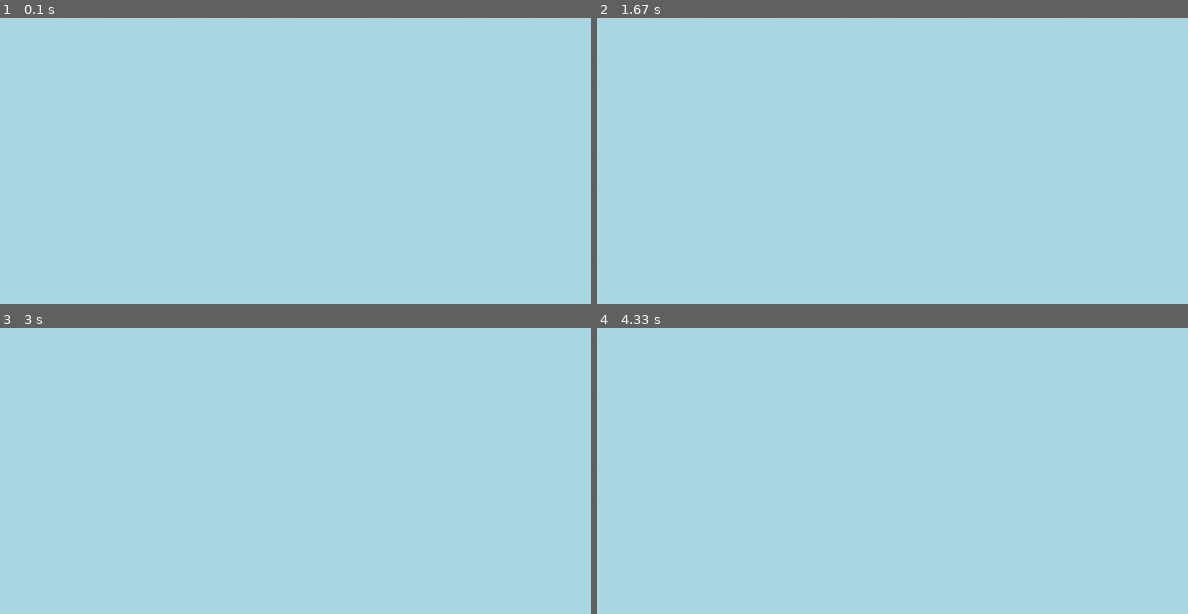
Above: before the commit, frames 1-4 (two rows, left to right).
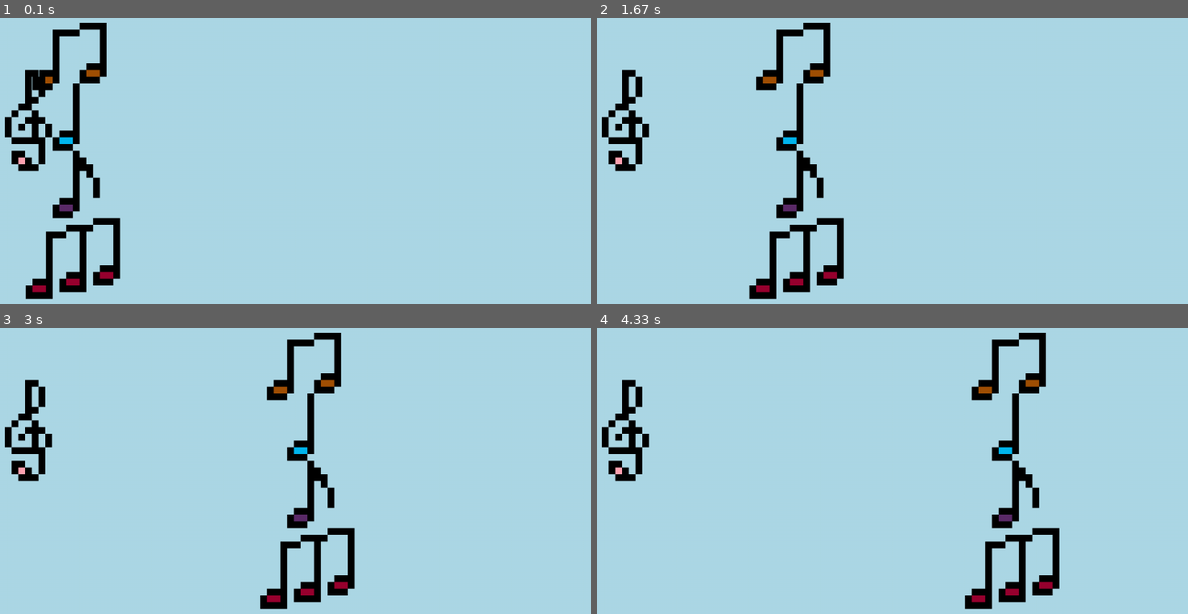
Above: after the commit, the same moments.

Repository: ImACaasje/Pygame-Game-Jam
Game: pygame game, started from scripts/main.py
Two runs of this game, one before a commit and one after it. Both use one fixed random seed, a clock stepped at 60 frames per second and the inputs below.
Inputs:
- Up to frame 1 (0.1 s): no input
- Up to frame 2 (1.67 s): no input
- Up to frame 3 (3 s): no input
- Up to frame 4 (4.33 s): no input

The runs differ from the first frame. In frame 1, 5.2% of the frame differs, in the area x 0-21%, y 1-99%; in frame 2, 5.3%, in the area x 0-42%, y 1-99%; in frame 3, 5.3%; in frame 4, 5.3%.

Commit message:
enge shit

Diff:
--- a/scripts/globals.py
+++ b/scripts/globals.py
@@ -1,5 +1,12 @@
 import pygame
+from pygame.math import Vector2 as Vector
 import sys
 
 SCREENWIDTH, SCREENHEIGHT = 1080, 720
 FRAMERATE = 144
+
+SPRITES = {'note1': '..\\data\\sprites\\notes\\note1.png',
+           'note1vleugel': '..\\data\\sprites\\notes\\note1vleugel.png',
+           'note2': '..\\data\\sprites\\notes\\note2.png',
+           'note3': '..\\data\\sprites\\notes\\note3.png',
+           'g-sleutel': '..\\data\\sprites\\notes\\g-sleutel.png'}
--- a/scripts/main.py
+++ b/scripts/main.py
@@ -1,4 +1,5 @@
 from globals import *
+from scene import Scene
 
 
 class App:
@@ -9,14 +10,16 @@
         if icon: pygame.display.set_icon(icon)
         self.clock = pygame.time.Clock()
 
+        self.Scene = Scene()
+
     def run(self) -> None:
         while True:
+            dt = self.clock.tick(FRAMERATE) / 1000
             for event in pygame.event.get():
                 if event.type == pygame.QUIT:
                     self.close()
-            self.screen.fill('lightblue')
+            self.Scene.update(dt)
             pygame.display.update()
-            dt = self.clock.tick(FRAMERATE)
 
     def close(self) -> None:
         pygame.quit()
@@ -24,5 +27,5 @@
 
 
 if __name__ == '__main__':
-    game = App(caption='Game Jam', icon=pygame.image.load('..\\data\\amongus.png'))
+    game = App(caption='Tubes Of Melody', icon=pygame.image.load('..\\data\\sprites\\notes\\note1vleugel.png'))
     game.run()
--- /dev/null
+++ b/scripts/scene.py
@@ -0,0 +1,32 @@
+from globals import *
+from sprites import Sprite, MovingSprite
+
+
+class Scene:
+    def __init__(self):
+        self.screen = pygame.display.get_surface()
+
+        # groups
+        self.all_sprites = pygame.sprite.Group()
+
+        self.textures = self.setup()
+
+        # test
+        self.note = MovingSprite(pygame.transform.scale_by(self.textures['note1'], 10), (200, 200), self.all_sprites)
+        self.note2 = MovingSprite(pygame.transform.scale_by(self.textures['note1vleugel'], 10), (200, 300), self.all_sprites)
+        self.note3 = MovingSprite(pygame.transform.scale_by(self.textures['note2'], 10), (200, 100), self.all_sprites)
+        self.note4 = MovingSprite(pygame.transform.scale_by(self.textures['note3'], 10), (200, 400), self.all_sprites)
+        self.gsleutel = Sprite(pygame.transform.scale_by(self.textures['g-sleutel'], 10), (150, 200), self.all_sprites)
+
+    @staticmethod
+    def setup() -> dict:
+        textures = {}
+        for name, path in SPRITES.items():
+            textures[name] = pygame.image.load(path).convert_alpha()
+
+        return textures
+
+    def update(self, dt):
+        self.screen.fill('lightblue')
+        self.all_sprites.update(dt)
+        self.all_sprites.draw(self.screen)
--- /dev/null
+++ b/scripts/sprites.py
@@ -0,0 +1,22 @@
+from globals import *
+
+
+class Sprite(pygame.sprite.Sprite):
+    def __init__(self, img: pygame.Surface, pos: tuple, groups):
+        super().__init__(groups)
+        self.image = img
+        self.rect = self.image.get_rect(topleft=pos)
+
+
+class MovingSprite(Sprite):  # dis bullshit eigenlijk maar ik wou ff uittesten
+    def __init__(self, img: pygame.Surface, pos: tuple, groups):
+        super().__init__(img, pos, groups)
+        self.dir = Vector()
+        self.dir.x = 1
+
+    def update(self, dt):
+        self.rect.x += self.dir.x
+        if self.rect.x >= SCREENWIDTH:
+            self.dir.x = -1
+        if self.rect.x <= 0:
+            self.dir.x = 1
Binary file removed: data/amongus.png
Binary file added: data/sprites/notes/g-sleutel.png
Binary file added: data/sprites/notes/note1.png
Binary file added: data/sprites/notes/note1vleugel.png
Binary file added: data/sprites/notes/note2.png
Binary file added: data/sprites/notes/note3.png
